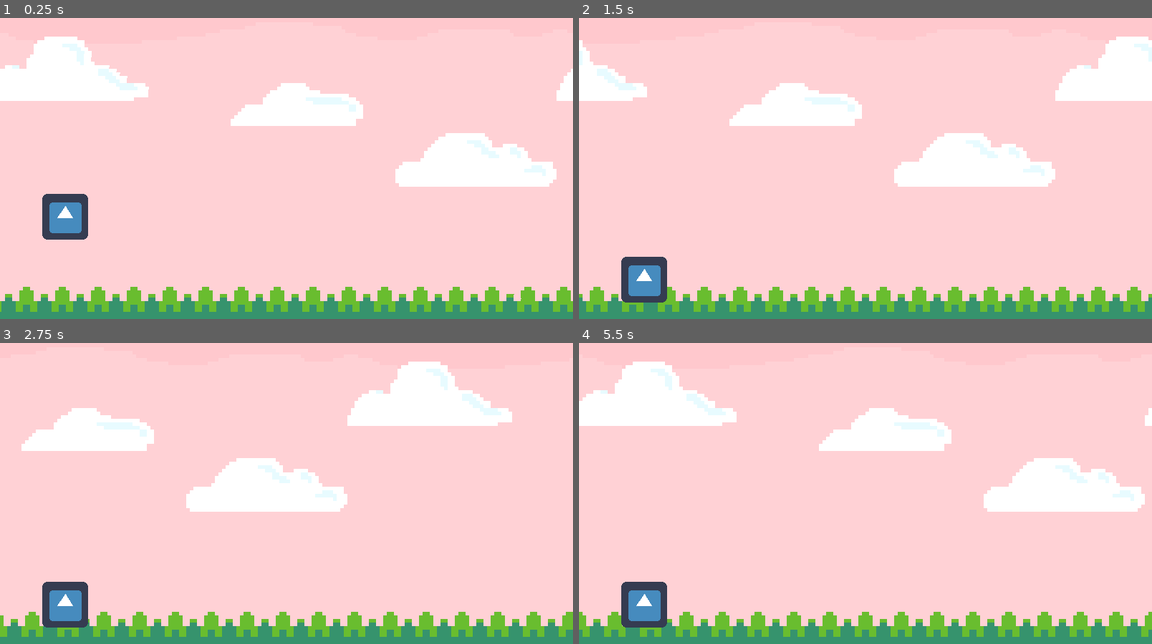
Above: before the commit, frames 1-4 (two rows, left to right).
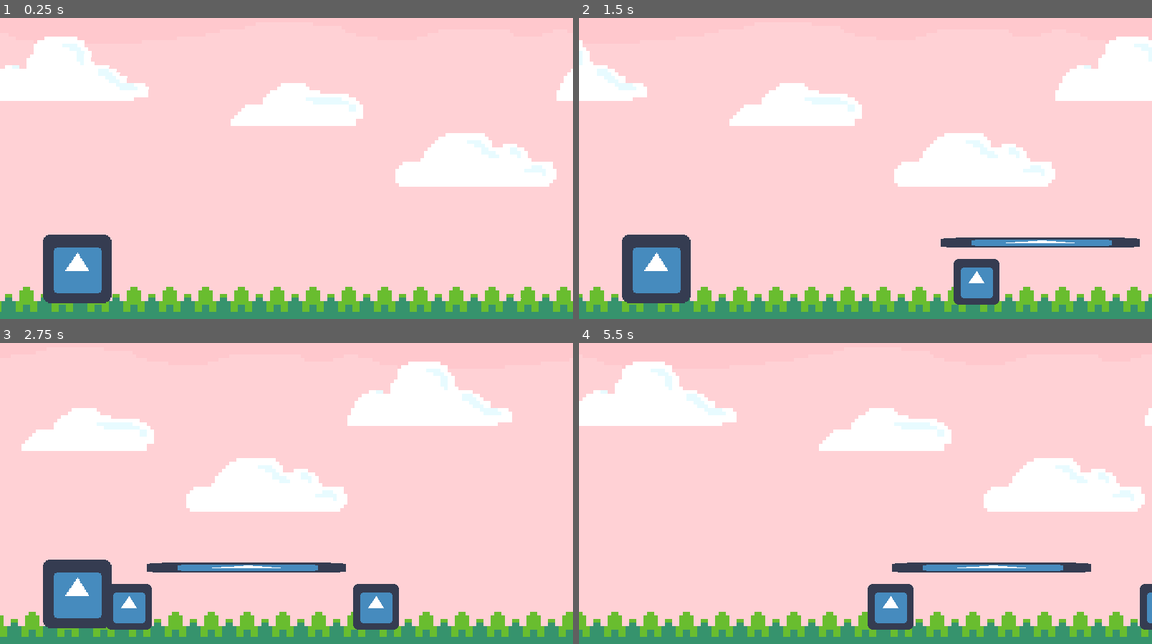
Above: after the commit, the same moments.

Repository: EastolfiGameDev/chic-n-run
Game: Godot game, scene res://scenes/levels/grass/GrassLevel.tscn
Two runs of this game, one before a commit and one after it. Both use one fixed random seed, a clock stepped at 60 frames per second and the inputs below. The engine's default icon, where the game draws it, is replaced by a stand-in: a white triangle on a blue panel in a dark square.
Inputs:
- Up to frame 1 (0.25 s): no input
- Up to frame 2 (1.5 s): hold Ctrl (crouch) 0.53-1.28 s; tap Space (jump) at 0.77 s; tap Ctrl (crouch) at 1.35 s
- Up to frame 3 (2.75 s): tap Space (jump) at 1.52 s; hold Ctrl (crouch) from 2.03 s (still down)
- Up to frame 4 (5.5 s): release Ctrl (crouch) at 2.78 s; tap Ctrl (crouch) at 2.85, 4.35 s; tap Space (jump) at 3.02, 3.77, 4.52 s; hold Ctrl (crouch) 3.53-4.28 s; hold Ctrl (crouch) from 5.03 s (still down)

The runs differ from the first frame. In frame 1, 3.7% of the frame differs, in the area x 7-20%, y 58-95%; in frame 2, 4.4%; in frame 3, 5.4%, in the area x 7-70%, y 71-96%; in frame 4, 3.9%.

Commit message:
feat(game): add a prop spawner along with some test props Fixes #4

Diff:
--- /dev/null
+++ b/scenes/game/Spawner.gd
@@ -0,0 +1,118 @@
+extends Node2D
+
+#export(Array, PackedScene) var pool: Array = []
+export(String) var path: String
+export var min_y: int = 430
+export var max_y: int = 430
+export var starting_x: int = 1000
+export var object_velocity = 5
+export var min_spawn_wait_ms = 1000
+export var max_spawn_wait_ms = 2000
+
+const LEFT_BOUND = -70
+
+var copies_of_each: int = 2
+var object_pool: Array = []
+var object_pool_available: Array = []
+var max_available_objects: int
+var last_spawn_time_ms: int = 0
+var rand_spawn_wait_ms: int = 0
+
+func _ready() -> void:
+    var paths: Array = _get_full_paths(path)
+    for path in paths:
+        var resource: PackedScene = load(path)
+        for i in copies_of_each:
+            var prop: Node2D = resource.instance()
+            prop.global_position = _get_random_global_position(prop)
+            object_pool.append(prop)
+            object_pool_available.append(prop)
+
+            get_parent().call_deferred("add_child_below_node", self, prop)
+
+    max_available_objects = paths.size() * copies_of_each
+
+func _process(delta: float) -> void:
+    var time_diff: int = OS.get_system_time_msecs() - last_spawn_time_ms
+
+    if time_diff > rand_spawn_wait_ms:
+        var available_object: Node2D = _find_and_remove_available_object()
+        if available_object:
+            available_object.global_position = _get_random_global_position(available_object)
+            available_object.start(object_velocity)
+            last_spawn_time_ms = OS.get_system_time_msecs()
+            rand_spawn_wait_ms = rand_range(min_spawn_wait_ms, max_spawn_wait_ms)
+        _add_to_available_objects()
+
+# Returns and removes a random object from the pool of available objects,
+# if one exists.
+func _find_and_remove_available_object() -> Node2D:
+    if object_pool_available.size() == 0:
+        return null
+
+    var available_index: int = randi() % object_pool_available.size()
+    var available_object: Node2D = object_pool_available[available_index]
+    object_pool_available.remove(available_index)
+
+    return available_object
+
+# Goes through all the objects in the object pool and moves the available ones
+# to the available object pool.
+func _add_to_available_objects() -> void:
+#    var object: Node2D
+    for object in object_pool:
+        if object.is_inside_tree() and object.global_position.x < LEFT_BOUND:
+            object.global_position = _get_random_global_position(object)
+            object.reset()
+            object_pool_available.append(object)
+    assert(object_pool_available.size() <= max_available_objects)
+
+func _get_full_paths(path: String) -> Array:
+    if path.ends_with(".tscn"):
+        return [path]
+
+    var files: Array = _list_files_in_directory(path)
+    var paths = []
+    for file in files:
+        paths.append(path + file)
+
+    return paths
+
+"""
+Given a path to a directory, returns the names of all
+files in that directory.
+@param path the path to a directory, e.g. 'res://scenes/characters/'
+@return the names of all files in that directory, e.g. ['CaptainHook.tscn']
+"""
+func _list_files_in_directory(path: String) -> Array:
+    var files = []
+    var dir = Directory.new()
+
+    dir.open(path)
+
+    # Initialize stream used to list all files and directories
+    dir.list_dir_begin()
+
+#    var file: String = dir.get_next()
+#    while (file and file.length() > 0):
+#        if not file.begins_with("."):
+#            files.append(file)
+
+    while true:
+        var file: String = dir.get_next()
+        if file == "":
+            break
+        elif not file.begins_with(".") and not file.ends_with(".gd"):
+            files.append(file)
+
+    dir.list_dir_end()
+
+    return files
+
+
+# Gets a random (within certain boundaries) global position to spawn the
+# passed-in object at.
+func _get_random_global_position(object: Node2D) -> Vector2:
+    var texture_height: float = object.get_height()
+    var starting_y: float = rand_range(min_y, max_y) - (texture_height / 2)
+    return Vector2(starting_x, starting_y)
--- /dev/null
+++ b/scenes/game/Spawner.tscn
@@ -0,0 +1,6 @@
+[gd_scene load_steps=2 format=2]
+
+[ext_resource path="res://scenes/game/Spawner.gd" type="Script" id=1]
+
+[node name="Spawner" type="Node2D"]
+script = ExtResource( 1 )
--- a/scenes/levels/grass/GrassLevel.tscn
+++ b/scenes/levels/grass/GrassLevel.tscn
@@ -1,7 +1,8 @@
-[gd_scene load_steps=4 format=2]
+[gd_scene load_steps=5 format=2]
 
 [ext_resource path="res://scenes/characters/player/Player.tscn" type="PackedScene" id=1]
 [ext_resource path="res://scenes/world/background/ScrollableBackground.tscn" type="PackedScene" id=2]
+[ext_resource path="res://scenes/game/Spawner.tscn" type="PackedScene" id=3]
 
 [sub_resource type="RectangleShape2D" id=1]
 extents = Vector2( 387.87, 10 )
@@ -11,12 +12,24 @@
 [node name="ScrollableBackground" parent="." instance=ExtResource( 2 )]
 
 [node name="Player" parent="." instance=ExtResource( 1 )]
-position = Vector2( 91.0881, 289.95 )
+position = Vector2( 107.669, 374.361 )
+scale = Vector2( 1.5, 1.5 )
 collision_layer = 2
 
 [node name="Ground" type="StaticBody2D" parent="."]
-position = Vector2( 400, 435 )
+position = Vector2( 380, 435 )
 collision_mask = 0
 
 [node name="CollisionShape" type="CollisionShape2D" parent="Ground"]
 shape = SubResource( 1 )
+
+[node name="Spawner" parent="." instance=ExtResource( 3 )]
+path = "res://scenes/world/props/Enemy.tscn"
+
+[node name="SpawnerMedium" parent="." instance=ExtResource( 3 )]
+path = "res://scenes/world/props/Platform.tscn"
+min_y = 350
+max_y = 350
+object_velocity = 4
+min_spawn_wait_ms = 2000
+max_spawn_wait_ms = 5000
--- /dev/null
+++ b/scenes/world/props/Enemy.gd
@@ -0,0 +1,21 @@
+extends StaticBody2D
+
+
+# Initially at 0, characters are made to move by the ObjectPool.
+var g_velocity: float = 0
+
+func _physics_process(_delta: float) -> void:
+    position.x += g_velocity
+
+# @note: for ObjectPool.
+func get_height() -> float:
+    return $Sprite.texture.get_size().y * scale.y * $Sprite.scale.y
+
+# @note: for ObjectPool.
+func reset() -> void:
+    g_velocity = 0
+
+# @note: for ObjectPool.
+func start(velocity: float) -> void:
+    g_velocity = -velocity
+#    $AnimationPlayer.play('Walk')
--- /dev/null
+++ b/scenes/world/props/Enemy.tscn
@@ -0,0 +1,17 @@
+[gd_scene load_steps=4 format=2]
+
+[ext_resource path="res://icon.png" type="Texture" id=1]
+[ext_resource path="res://scenes/world/props/Enemy.gd" type="Script" id=2]
+
+[sub_resource type="RectangleShape2D" id=1]
+extents = Vector2( 29.0455, 28.9901 )
+
+[node name="Enemy" type="StaticBody2D"]
+collision_mask = 0
+script = ExtResource( 2 )
+
+[node name="Sprite" type="Sprite" parent="."]
+texture = ExtResource( 1 )
+
+[node name="CollisionShape2D" type="CollisionShape2D" parent="."]
+shape = SubResource( 1 )
--- /dev/null
+++ b/scenes/world/props/Platform.tscn
@@ -0,0 +1,18 @@
+[gd_scene load_steps=4 format=2]
+
+[ext_resource path="res://icon.png" type="Texture" id=1]
+[ext_resource path="res://scenes/world/props/Enemy.gd" type="Script" id=2]
+
+[sub_resource type="RectangleShape2D" id=1]
+extents = Vector2( 138.656, 5.92434 )
+
+[node name="Platform" type="StaticBody2D"]
+collision_mask = 0
+script = ExtResource( 2 )
+
+[node name="Sprite" type="Sprite" parent="."]
+scale = Vector2( 4.35276, 0.211174 )
+texture = ExtResource( 1 )
+
+[node name="CollisionShape2D" type="CollisionShape2D" parent="."]
+shape = SubResource( 1 )
